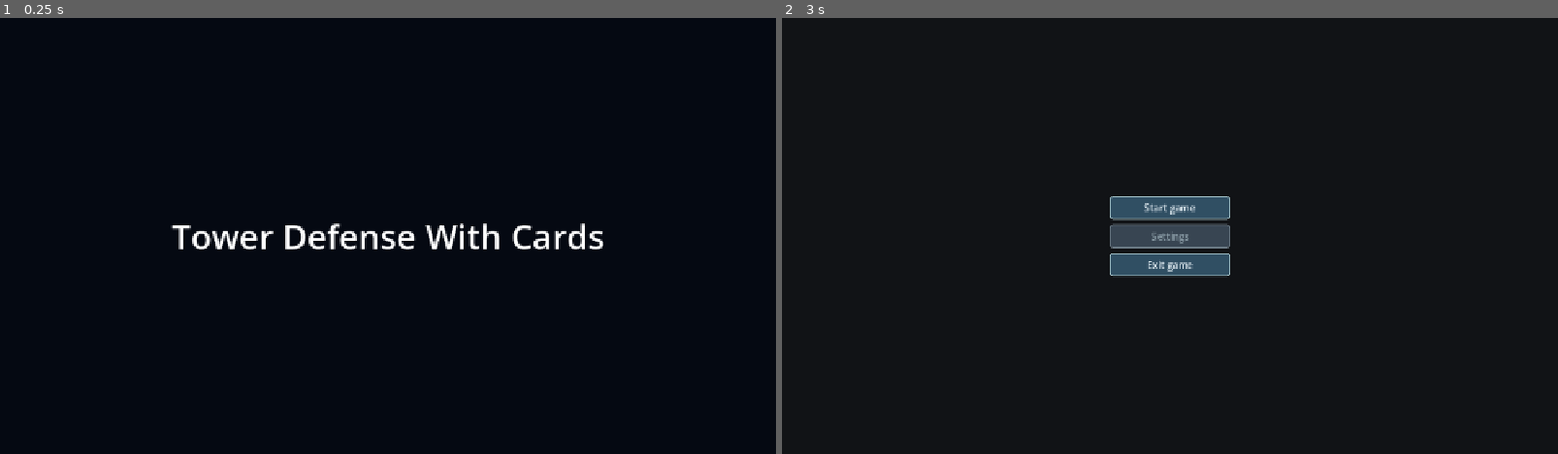
Above: before the commit, frames 1-2 (left to right).
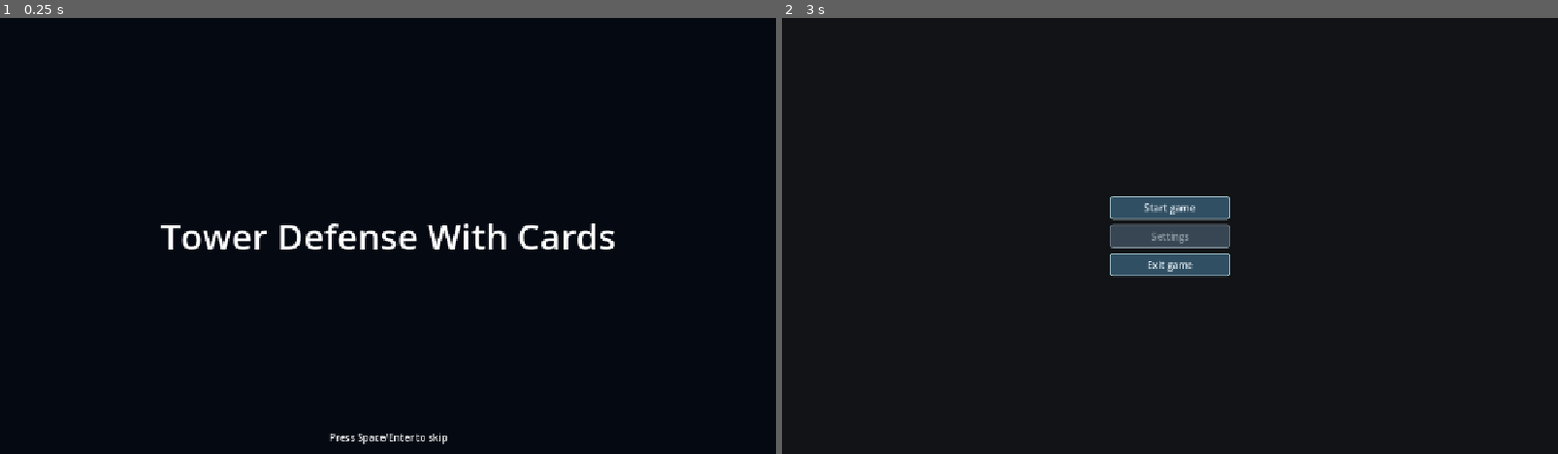
Above: after the commit, the same moments.

Repository: DennisRas/TowerDefenseWithCards
Game: Godot game, scene res://main.tscn
Two runs of this game, one before a commit and one after it. Both use one fixed random seed, a clock stepped at 60 frames per second and the inputs below.
Inputs:
- Up to frame 1 (0.25 s): no input
- Up to frame 2 (3 s): click "Start game" at 0.5 s; click "Start game" at 1.25 s; click "Start game" at 2 s; tap Space at 2.75 s

The runs differ from the first frame. In frame 1, 1.9% of the frame differs, in the area x 20-80%, y 47-98%; in frame 2, nothing differs.

Commit message:
Add skip text

Diff:
--- a/game/ui/overlays/game_over/game_over.tscn
+++ b/game/ui/overlays/game_over/game_over.tscn
@@ -6,6 +6,9 @@
 [sub_resource type="LabelSettings" id="LabelSettings_eyfj1"]
 font_size = 64
 font_color = Color(0.92360234, 0.30274448, 0.10450987, 1)
+
+[sub_resource type="StyleBoxFlat" id="StyleBoxFlat_overlay"]
+bg_color = Color(0.02, 0.035, 0.07, 0.92)
 
 [node name="GameOverOverlay" type="Control"]
 layout_mode = 3
@@ -23,6 +26,7 @@
 anchor_bottom = 1.0
 grow_horizontal = 2
 grow_vertical = 2
+theme_override_styles/panel = SubResource("StyleBoxFlat_overlay")
 
 [node name="CenterContainer" type="CenterContainer" parent="Panel"]
 layout_mode = 1
@@ -44,7 +48,7 @@
 horizontal_alignment = 1
 vertical_alignment = 1
 
-[node name="ClickToRestart" type="Label" parent="Panel/CenterContainer/VBoxContainer"]
+[node name="Subheader" type="Label" parent="Panel/CenterContainer/VBoxContainer"]
 layout_mode = 2
 text = "You really suck at this, huh?"
 horizontal_alignment = 1
@@ -53,3 +57,12 @@
 [node name="Menu" parent="Panel/CenterContainer/VBoxContainer" instance=ExtResource("2_menu")]
 layout_mode = 2
 size_flags_horizontal = 4
+anchors_preset = 0
+anchor_left = 0.0
+anchor_top = 0.0
+anchor_right = 0.0
+anchor_bottom = 0.0
+offset_left = 0.0
+offset_top = 0.0
+offset_right = 0.0
+offset_bottom = 0.0
--- a/game/ui/ui.tscn
+++ b/game/ui/ui.tscn
@@ -7,10 +7,10 @@
 
 [node name="Ui" type="CanvasLayer" unique_id=1763920532]
 
-[node name="GameOverOverlay" parent="." unique_id=282295180 instance=ExtResource("1_jxga3")]
+[node name="GameOverOverlay" parent="." instance=ExtResource("1_jxga3")]
 visible = false
 
-[node name="Hud" parent="." unique_id=50652635 instance=ExtResource("2_kvrpj")]
+[node name="Hud" parent="." instance=ExtResource("2_kvrpj")]
 visible = false
 
 [node name="CardSelection" parent="." instance=ExtResource("3_cards")]
--- a/main.tscn
+++ b/main.tscn
@@ -3,9 +3,6 @@
 [ext_resource type="Script" uid="uid://chae1o2mxn2h2" path="res://main.gd" id="1_h2yge"]
 [ext_resource type="PackedScene" uid="uid://dwsqb26p8scco" path="res://menu/menu.tscn" id="3_menu"]
 [ext_resource type="PackedScene" uid="uid://ciprhksn06rlr" path="res://game/game.tscn" id="4_game"]
-
-[sub_resource type="LabelSettings" id="LabelSettings_title"]
-font_size = 56
 
 [sub_resource type="StyleBoxFlat" id="StyleBoxFlat_intro"]
 bg_color = Color(0.02, 0.035, 0.07, 1)
@@ -13,7 +10,7 @@
 [node name="Main" type="Node" unique_id=515956248]
 script = ExtResource("1_h2yge")
 
-[node name="MainMenu" type="Control" parent="."]
+[node name="MainMenu" type="Control" parent="." unique_id=193515409]
 layout_mode = 3
 anchors_preset = 15
 anchor_right = 1.0
@@ -21,7 +18,7 @@
 grow_horizontal = 2
 grow_vertical = 2
 
-[node name="Panel" type="Panel" parent="MainMenu"]
+[node name="Panel" type="Panel" parent="MainMenu" unique_id=115200995]
 layout_mode = 1
 anchors_preset = 15
 anchor_right = 1.0
@@ -29,10 +26,10 @@
 grow_horizontal = 2
 grow_vertical = 2
 
-[node name="Menu" parent="MainMenu/Panel" instance=ExtResource("3_menu")]
+[node name="Menu" parent="MainMenu/Panel" unique_id=180665882 instance=ExtResource("3_menu")]
 layout_mode = 1
 
-[node name="Intro" type="Control" parent="MainMenu"]
+[node name="Intro" type="Control" parent="MainMenu" unique_id=1707054925]
 layout_mode = 1
 anchors_preset = 15
 anchor_right = 1.0
@@ -40,7 +37,7 @@
 grow_horizontal = 2
 grow_vertical = 2
 
-[node name="Panel" type="Panel" parent="MainMenu/Intro"]
+[node name="Panel" type="Panel" parent="MainMenu/Intro" unique_id=1604769536]
 layout_mode = 1
 anchors_preset = 15
 anchor_right = 1.0
@@ -49,7 +46,7 @@
 grow_vertical = 2
 theme_override_styles/panel = SubResource("StyleBoxFlat_intro")
 
-[node name="GameTitle" type="Label" parent="MainMenu/Intro/Panel"]
+[node name="GameTitle" type="Label" parent="MainMenu/Intro/Panel" unique_id=2018173381]
 layout_mode = 1
 anchors_preset = 8
 anchor_left = 0.5
@@ -62,10 +59,27 @@
 offset_bottom = 38.5
 grow_horizontal = 2
 grow_vertical = 2
+theme_override_font_sizes/font_size = 59
 text = "Tower Defense With Cards"
-label_settings = SubResource("LabelSettings_title")
 horizontal_alignment = 1
 vertical_alignment = 1
 
-[node name="Game" parent="." instance=ExtResource("4_game")]
+[node name="PressToSkip" type="Label" parent="MainMenu/Intro/Panel" unique_id=1020247564]
+layout_mode = 1
+anchors_preset = 7
+anchor_left = 0.5
+anchor_top = 1.0
+anchor_right = 0.5
+anchor_bottom = 1.0
+offset_left = -97.5
+offset_top = -39.330017
+offset_right = 97.5
+offset_bottom = -16.330017
+grow_horizontal = 2
+grow_vertical = 0
+text = "Press Space/Enter to skip"
+horizontal_alignment = 1
+vertical_alignment = 1
+
+[node name="Game" parent="." unique_id=127213595 instance=ExtResource("4_game")]
 visible = false
--- a/themes/styles/button_disabled.tres
+++ b/themes/styles/button_disabled.tres
@@ -1,4 +1,4 @@
-[gd_resource type="StyleBoxFlat" format=3]
+[gd_resource type="StyleBoxFlat" format=3 uid="uid://b4nr5ccmjp4t"]
 
 [resource]
 content_margin_left = 16.0
--- a/themes/theme.tres
+++ b/themes/theme.tres
@@ -1,10 +1,10 @@
-[gd_resource type="Theme" load_steps=11 format=3]
+[gd_resource type="Theme" format=3 uid="uid://bthknq8h5vdbm"]
 
 [ext_resource type="StyleBox" path="res://themes/styles/button_normal.tres" id="1_btn_normal"]
 [ext_resource type="StyleBox" path="res://themes/styles/button_hover.tres" id="2_btn_hover"]
 [ext_resource type="StyleBox" path="res://themes/styles/button_pressed.tres" id="3_btn_pressed"]
 [ext_resource type="StyleBox" path="res://themes/styles/button_focus.tres" id="4_btn_focus"]
-[ext_resource type="StyleBox" path="res://themes/styles/button_disabled.tres" id="5_btn_disabled"]
+[ext_resource type="StyleBox" uid="uid://b4nr5ccmjp4t" path="res://themes/styles/button_disabled.tres" id="5_btn_disabled"]
 [ext_resource type="StyleBox" path="res://themes/styles/card_normal.tres" id="6_card_normal"]
 [ext_resource type="StyleBox" path="res://themes/styles/card_hover.tres" id="7_card_hover"]
 [ext_resource type="StyleBox" path="res://themes/styles/card_pressed.tres" id="8_card_pressed"]
